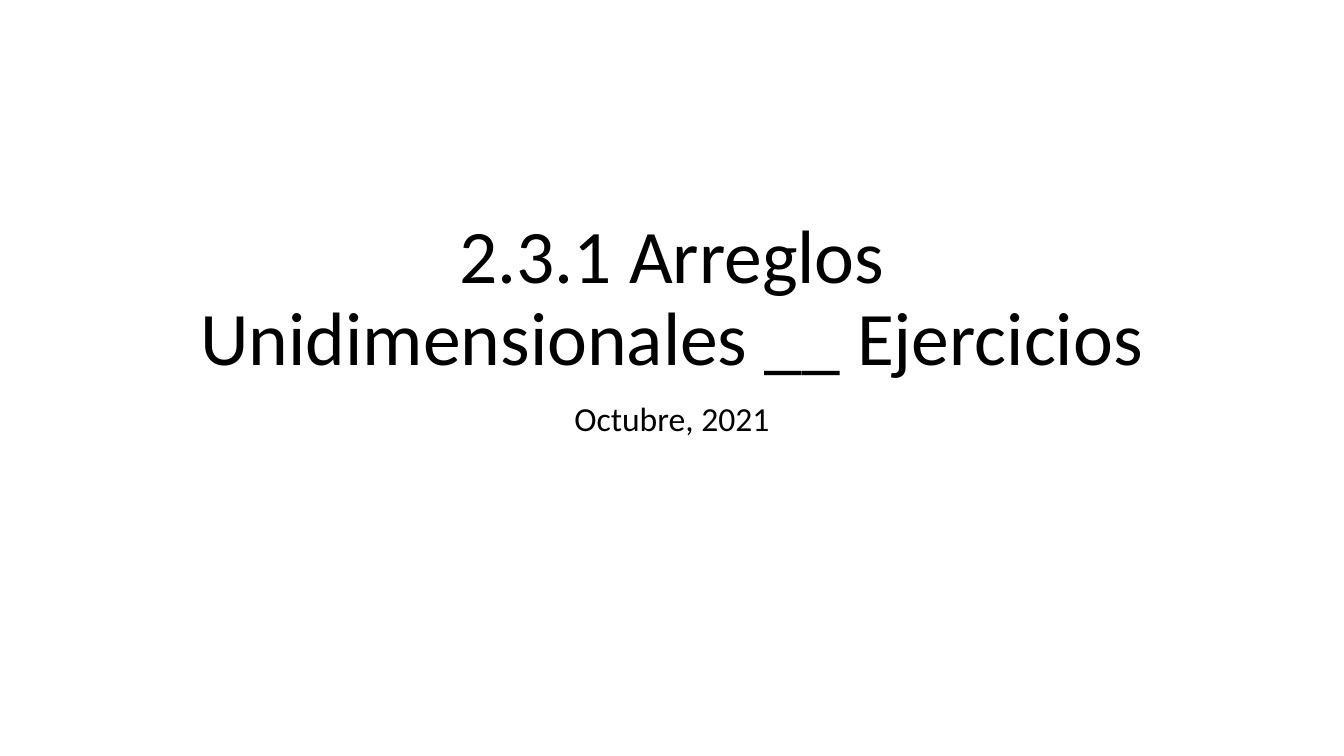
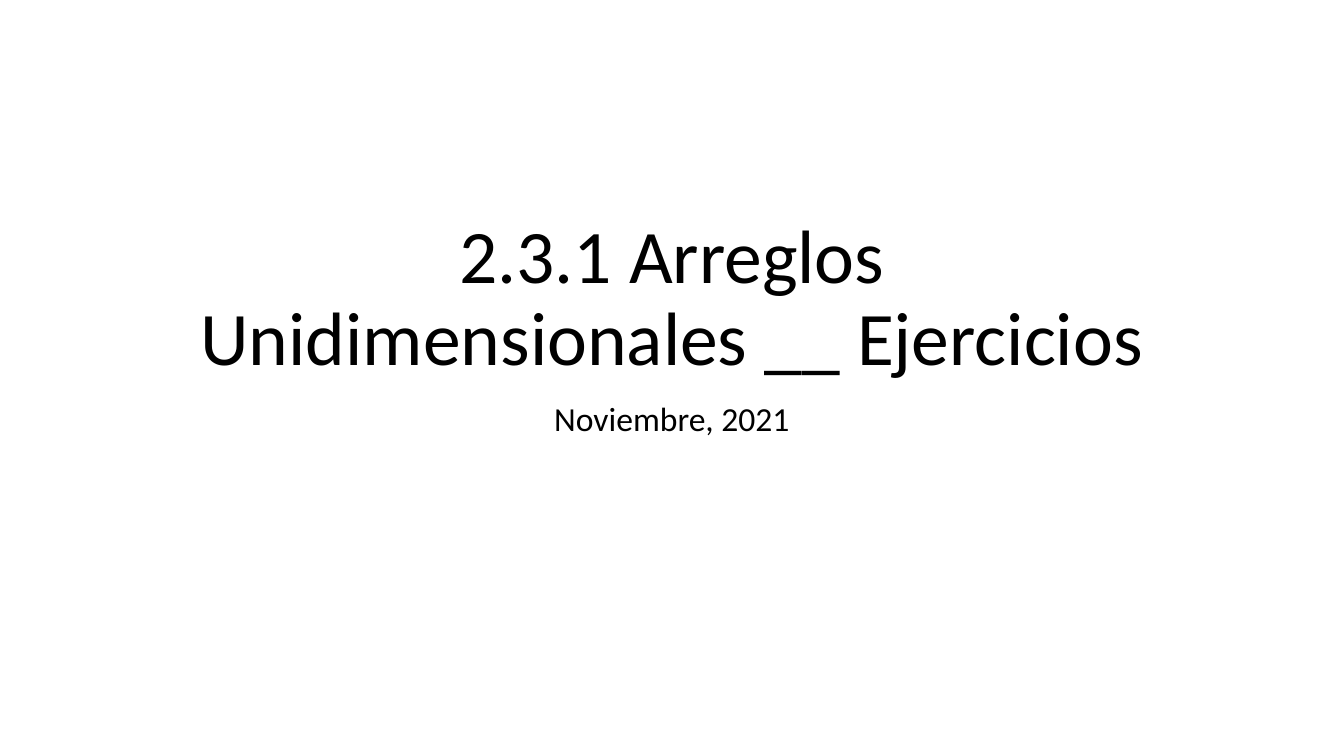
Before and after one commit to programacionestructurada/2021-2, a slide deck: slide 1 of U2_Estructuras_de_Control_y_Aplicaciones_con_Arreglos/2_3_1_Arreglos_Unidimensionales__Ejercicios.pptx. Drawn at 1344x756 pixels with LibreOffice and Linux fonts; fonts in the diff are those of the drawing. Boxes give left, top, right and bottom in pixels: in the first picture for what was removed or moved away, otherwise in the second. Text is boxed around its words. In the diff, an @@ line names an element or a change of style, - is before the commit and + after.

Commit message:
2021.11.10.13.03

```diff
--- a/U2_Estructuras_de_Control_y_Aplicaciones_con_Arreglos/2_3_1_Arreglos_Unidimensionales__Ejercicios.pptx
+++ b/U2_Estructuras_de_Control_y_Aplicaciones_con_Arreglos/2_3_1_Arreglos_Unidimensionales__Ejercicios.pptx
@@ subtitle at [554, 407, 789, 435]: text changed @@
-Octubre, 2021
+Noviembre, 2021
```
Also in this commit, not shown: 2 slides added.
